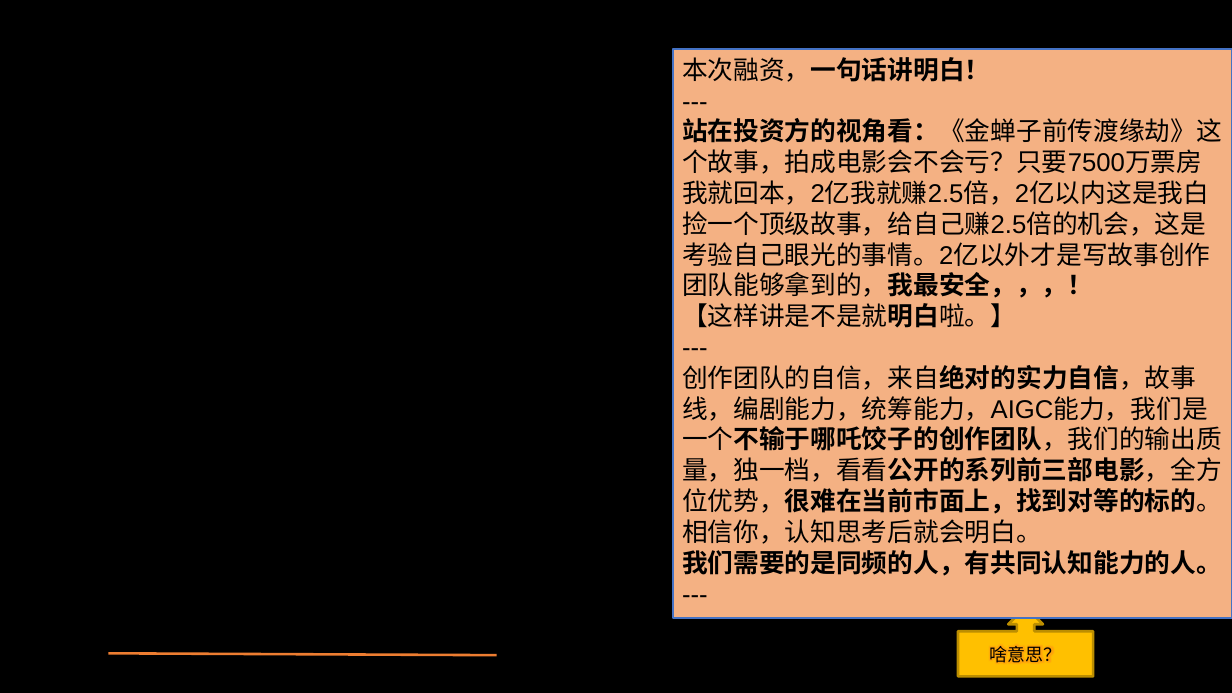
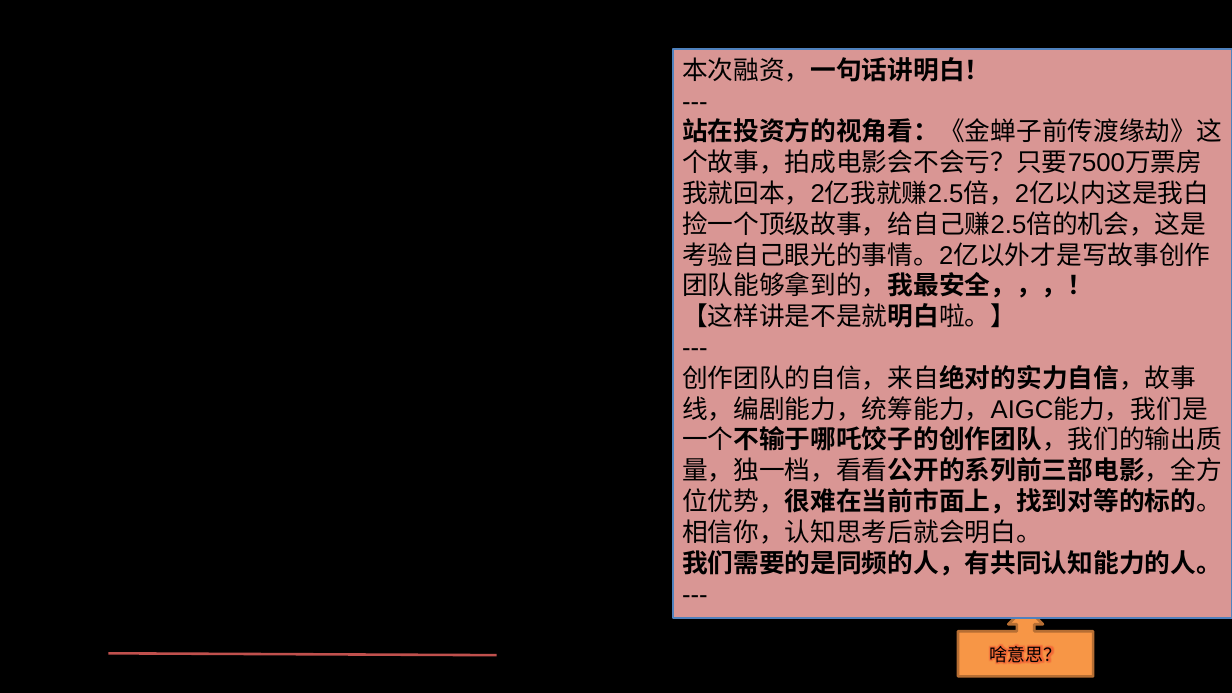
Before and after one commit to ofirm-git/jcj, a slide deck: slide 4 of dyjalun.pptx. Drawn at 1232x693 pixels with LibreOffice and Linux fonts; fonts in the diff are those of the drawing; background and template pictures are left out. Boxes give left, top, right and bottom in pixels: in the first picture for what was removed or moved away, otherwise in the second. Text is boxed around its words. In the diff, an @@ line names an element or a change of style, - is before the commit and + after.

```diff
--- a/dyjalun.pptx
+++ b/dyjalun.pptx
@@ rectangle "本次融资，一句话讲明白！" at (673,49,1232,618): fill #F4B183 to #D99694; outline #4472C4 2 pt to #4F81BD 2 pt @@
@@ up arrow callout "啥意思？" at (958,607,1093,677): font Arial to Calibri; fill #FFC000 to #F79646; outline #BD8E00 2 pt to #B76F34 2 pt @@
@@ line (108, 653) - (496, 655): stroke #ED7D31 2 pt to #C0504D 2 pt @@
```
Also in this commit, not shown: 11 other slides changed, 1 slide added, 1 other file.
